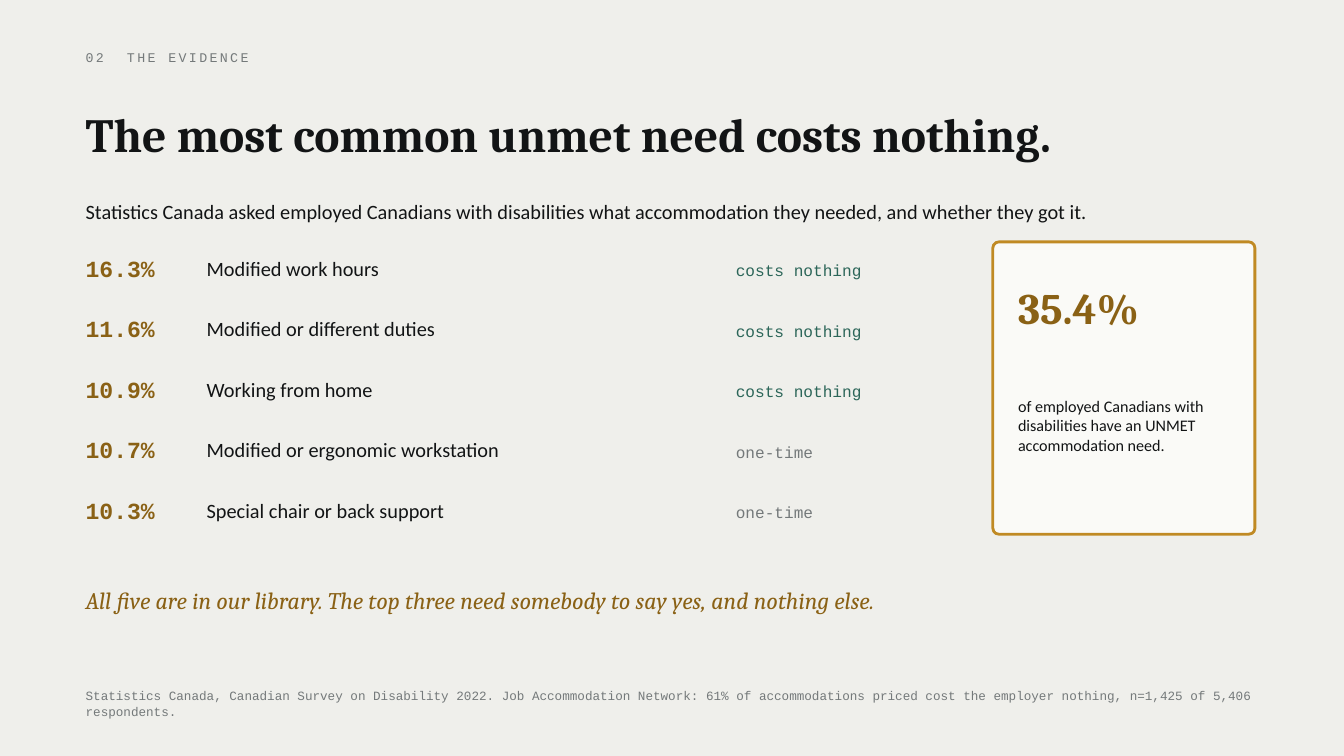
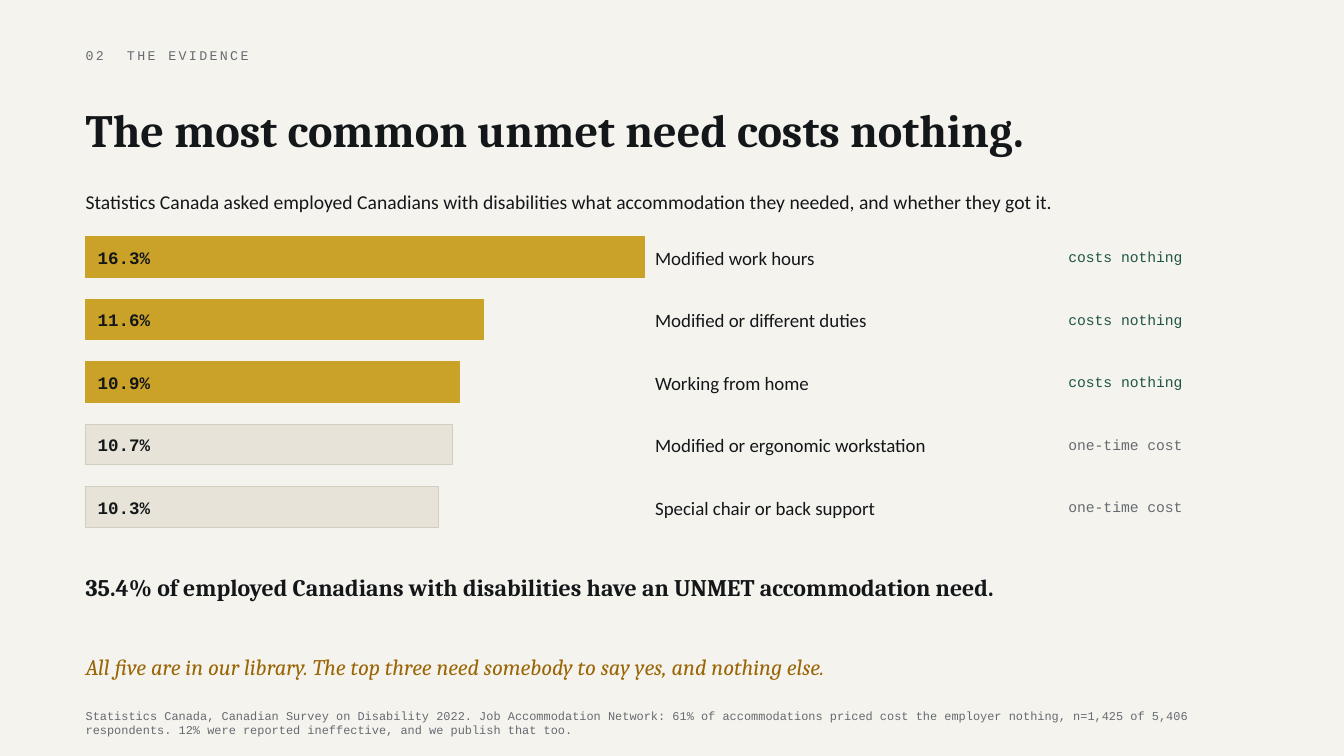
Before and after one commit to parthsevak2/curb-cut, a slide deck: slide 11 of submission/Curb-Cut.pptx (slide 10 before the commit). Drawn at 1344x756 pixels with LibreOffice and Linux fonts; fonts in the diff are those of the drawing. Boxes give left, top, right and bottom in pixels: in the first picture for what was removed or moved away, otherwise in the second. Text is boxed around its words. In the diff, an @@ line names an element or a change of style, - is before the commit and + after.

```diff
--- a/submission/Curb-Cut.pptx
+++ b/submission/Curb-Cut.pptx
@@ background #EFEFEB to #F5F3ED @@
@@ text "02 THE EVIDENCE" at [86,51,248,60]: text colour #74797A to #656B71 @@
@@ text "The most common unmet need ..." at [86,115,1024,157]: size 34 to 33 pt, text colour #121415 to #14171A @@
@@ text "Statistics Canada asked employed Canadians ..." at [86,195,1052,213]: size 14.5 to 14 pt, text colour #121415 to #14171A @@
@@ rectangle added at [86,237,644,277], fill #C9A227, outline #C9A227 0.75 pt @@
@@ size 16.5 to 12.5 pt, text colour #8A6115 to #14171A in 5 elements at [98,502,150,514], [98,439,150,451], [98,377,150,389], [98,314,150,326], [98,252,150,264] @@
@@ text "16.3%": place and size @@
-text "16.3%" at [86,261,155,278]
+text "16.3%" at [98,252,150,264]
@@ size 14.5 to 13.5 pt, text colour #121415 to #14171A in 5 elements at [655,502,875,518], [655,439,925,456], [655,377,809,394], [655,314,866,327], [655,252,814,265] @@
@@ text "Modified work hours": place and size @@
-text "Modified work hours" at [207,262,379,276]
+text "Modified work hours" at [655,252,814,265]
@@ rounded rectangle removed at [993,242,1255,534] @@
@@ text "costs nothing": place and size @@
-text "costs nothing" at [736,264,862,280]
+text "costs nothing" at [1068,252,1182,265]
@@ rectangle added at [86,299,483,340], fill #C9A227, outline #C9A227 0.75 pt @@
@@ text removed at [1018,294,1139,325] @@
-35.4%
@@ text "11.6%": place and size @@
-text "11.6%" at [86,321,155,338]
+text "11.6%" at [98,314,150,326]
@@ text "Modified or different duties": place and size @@
-text "Modified or different duties" at [207,322,435,336]
+text "Modified or different duties" at [655,314,866,327]
@@ size 11.5 to 10.5 pt, text colour #2C6659 to #1F5546 in 3 elements at [1068,377,1182,390], [1068,252,1182,265], [1068,314,1182,328] @@
@@ text "costs nothing": place and size @@
-text "costs nothing" at [736,325,862,341]
+text "costs nothing" at [1068,314,1182,328]
@@ rectangle added at [86,362,460,402], fill #C9A227, outline #C9A227 0.75 pt @@
@@ text "10.9%": place and size @@
-text "10.9%" at [86,382,155,399]
+text "10.9%" at [98,377,150,389]
@@ text "Working from home": place and size @@
-text "Working from home" at [207,383,373,401]
+text "Working from home" at [655,377,809,394]
@@ text "costs nothing": place and size @@
-text "costs nothing" at [736,385,862,401]
+text "costs nothing" at [1068,377,1182,390]
@@ rectangle added at [86,424,453,465], fill #E7E3D8, outline #D3CEC0 0.75 pt @@
@@ text "10.7%": place and size @@
-text "10.7%" at [86,442,155,458]
+text "10.7%" at [98,439,150,451]
@@ text "Modified or ergonomic workstation": place and size @@
-text "Modified or ergonomic workstation" at [207,443,499,461]
+text "Modified or ergonomic workstation" at [655,439,925,456]
@@ text at [1068,439,1182,450]: text changed; size 11.5 to 10.5 pt; text colour #74797A to #656B71 @@
-one-time
+one-time cost
@@ rectangle added at [86,487,439,527], fill #E7E3D8, outline #D3CEC0 0.75 pt @@
@@ text "10.3%": place and size @@
-text "10.3%" at [86,503,155,520]
+text "10.3%" at [98,502,150,514]
@@ text "Special chair or back support": place and size @@
-text "Special chair or back support" at [207,504,444,522]
+text "Special chair or back support" at [655,502,875,518]
@@ text at [1068,502,1182,512]: text changed; size 11.5 to 10.5 pt; text colour #74797A to #656B71 @@
-one-time
+one-time cost
@@ text at [86,579,994,602]: text changed; size 11.5 to 17 pt; font Calibri to Cambria; text colour #121415 to #14171A; bold on @@
-of employed Canadians with disabilities have an UNMET accommodation need.
+35.4% of employed Canadians with disabilities have an UNMET accommodation need.
@@ text "All five are in our ...": place and size @@
-text "All five are in our ..." at [86,592,874,614]
+text "All five are in our ..." at [86,659,824,680]
@@ text "All five are in our ..." at [86,659,824,680]: size 17 to 16 pt, text colour #8A6115 to #9A6608 @@
@@ text at [86,711,1188,737]: text changed; size 9 to 8.5 pt; text colour #74797A to #656B71 @@
-Statistics Canada, Canadian Survey on Disability 2022. Job Accommodation Network: 61% of accommodations priced cost the employer nothing, n=1,425 of 5,406 respondents.
+Statistics Canada, Canadian Survey on Disability 2022. Job Accommodation Network: 61% of accommodations priced cost the employer nothing, n=1,425 of 5,406 respondents. 12% were reported ineffective, and we publish that too.
```
Also in this commit, not shown: 18 other slides changed, 3 slides added, 1 other file.
